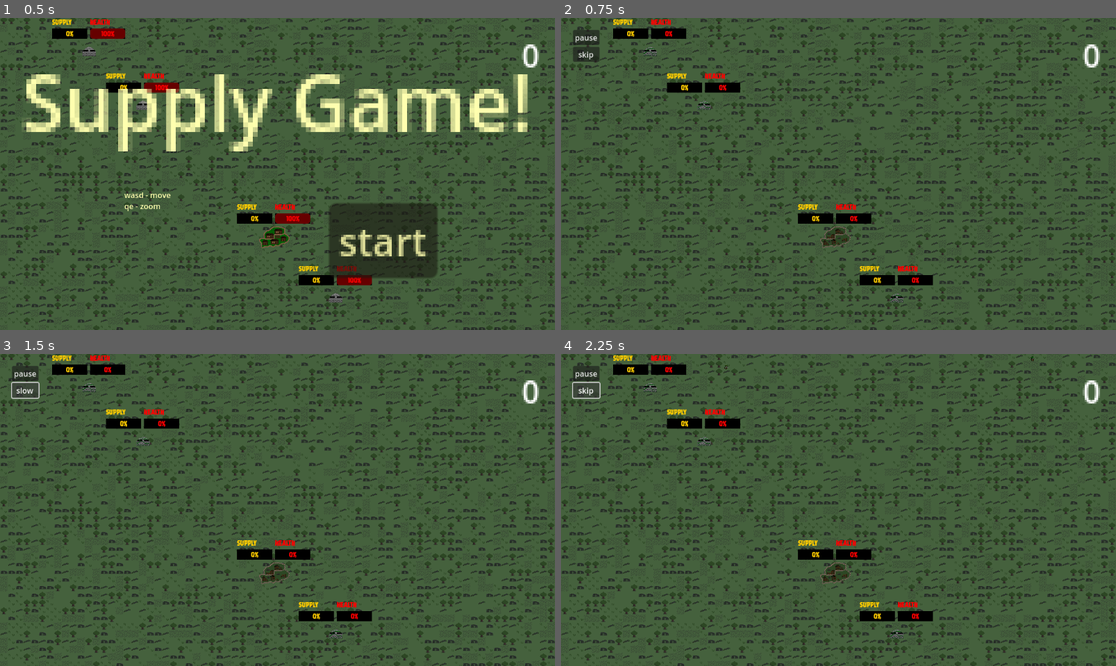
Above: before the commit, frames 1-4 (two rows, left to right).
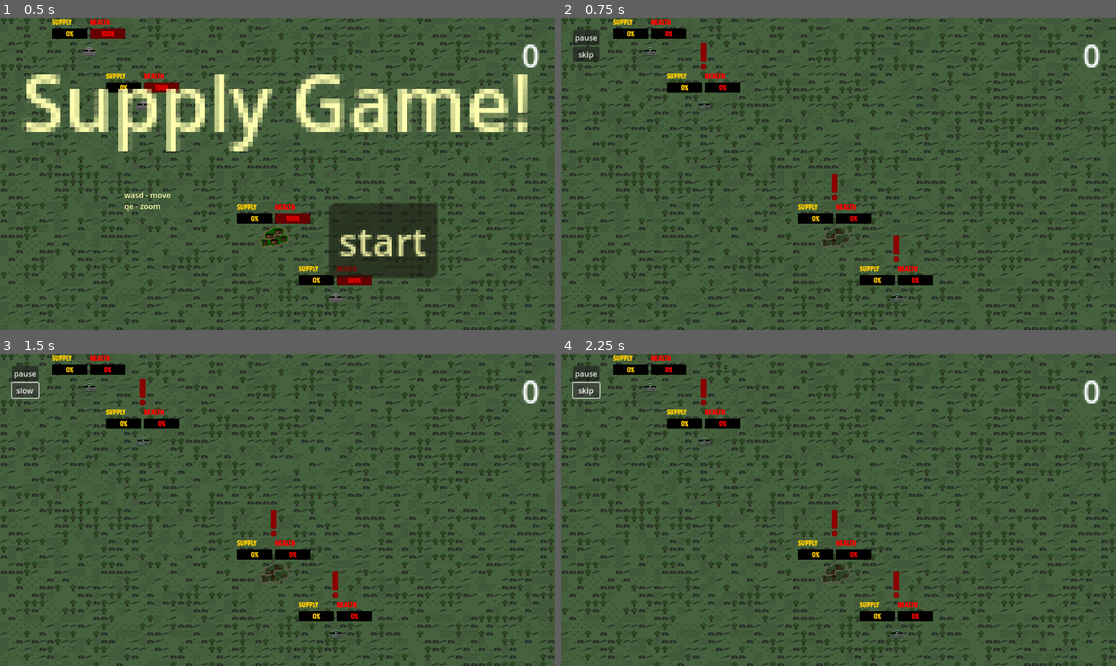
Above: after the commit, the same moments.

Repository: lewis785/ludum-dare-53
Game: Godot game, scene res://scenes/main.tscn
Two runs of this game, one before a commit and one after it. Both use one fixed random seed, a clock stepped at 60 frames per second and the inputs below.
Inputs:
- Up to frame 1 (0.5 s): no input
- Up to frame 2 (0.75 s): click "start" at 0.5 s
- Up to frame 3 (1.5 s): click "skip" at 1.25 s
- Up to frame 4 (2.25 s): click "slow" at 2 s

Frame 1 is identical in both runs. In frame 2, 0.2% of the frame differs, in the area x 25-61%, y 8-79%; in frame 3, 0.2%; in frame 4, 0.2%.

Commit message:
feat: structure

Diff:
--- a/scenes/structure/structure.gd
+++ b/scenes/structure/structure.gd
@@ -142,7 +142,6 @@
 		_animated_sprite.frame = structure_state.tower_bad
 		owned = false
 	if !is_tower and health <= 0:
-		print(123)
 		_animated_sprite.frame = structure_state.town_bad
 		owned = false
 	if !is_tower and health >= 1:
@@ -151,6 +150,11 @@
 	if is_tower and health >= 1:
 		_animated_sprite.frame = structure_state.tower_good
 		owned = true
+	if owned:
+		$Alert.hide()
+	if !owned:
+		$Alert.show()
+
 
 func subtract_damage_from_enemies(enemy):
 	var current_enemy_name = enemy.name
--- a/scenes/structure/structure.tscn
+++ b/scenes/structure/structure.tscn
@@ -10,6 +10,7 @@
 [ext_resource type="PackedScene" uid="uid://bedx7ybi8m0ef" path="res://scenes/supply_store/supply_store.tscn" id="9_ktk31"]
 [ext_resource type="AudioStream" uid="uid://b7hltg4hncbck" path="res://sounds/effects/Ting.wav" id="10_27gmi"]
 [ext_resource type="PackedScene" uid="uid://dws8yrkuha0xn" path="res://scenes/status_bar/status_bar.tscn" id="10_srmwv"]
+[ext_resource type="Texture2D" uid="uid://d06f6hwb5nlx5" path="res://assets/exclamation.png" id="11_il31b"]
 
 [sub_resource type="RectangleShape2D" id="RectangleShape2D_0drnf"]
 size = Vector2(90, 88)
@@ -185,6 +186,11 @@
 [node name="AudioStreamPlayer2D" type="AudioStreamPlayer2D" parent="."]
 stream = ExtResource("10_27gmi")
 
+[node name="Alert" type="Sprite2D" parent="."]
+visible = false
+position = Vector2(0, -103)
+texture = ExtResource("11_il31b")
+
 [connection signal="body_entered" from="StructureArea2D" to="." method="_on_structure_area_2d_body_entered"]
 [connection signal="body_exited" from="StructureArea2D" to="." method="_on_structure_area_2d_body_exited"]
 [connection signal="input_event" from="StructureArea2D" to="." method="_on_structure_area_2d_input_event"]
Not shown: 1 places in scenes/structure/structure.tscn that only renumber resources
